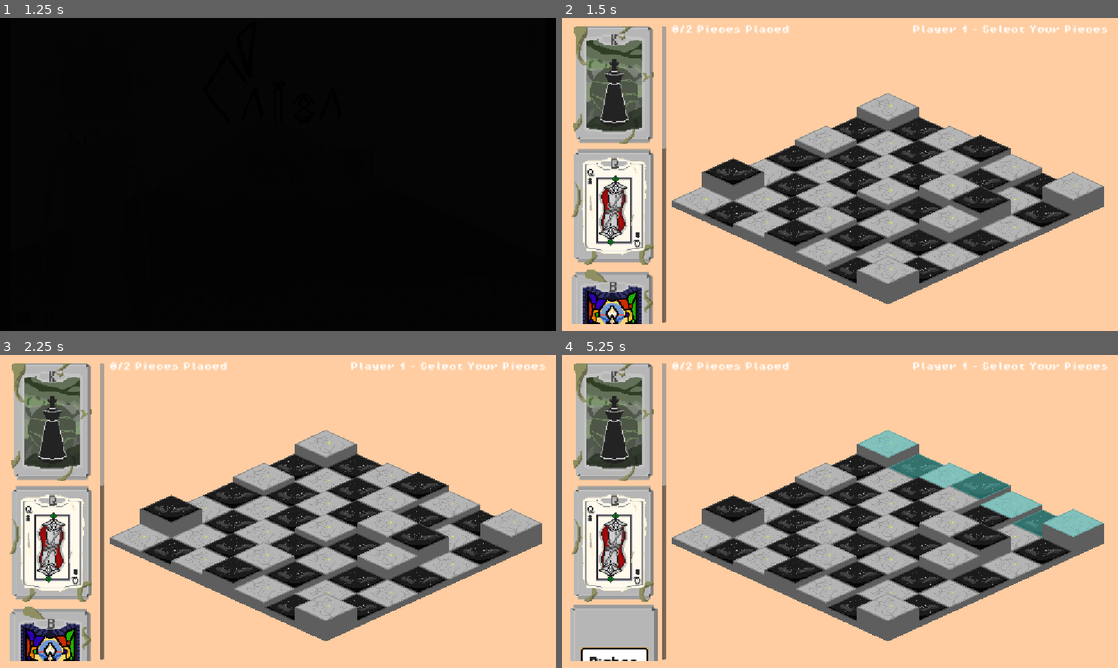
Above: before the commit, frames 1-4 (two rows, left to right).
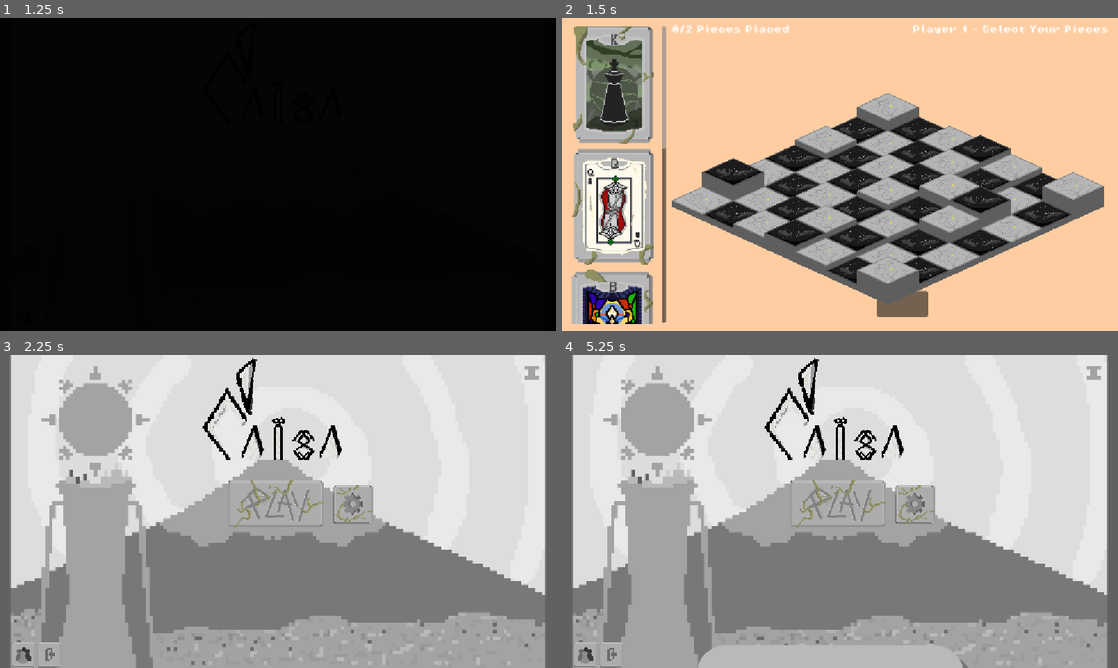
Above: after the commit, the same moments.

Repository: Caiisa-Games/caiisa
Game: Godot game, scene res://scenes/main_menu.tscn
The game is run twice, just before and just after one commit, with the same random seed, the same clock (stepped at 60 frames per second) and the same inputs.
Inputs (mouse positions are in pixels of both pictures, inside the frame that each line leads up to):
- Up to frame 1 (1.25 s): click (278, 165) at 0.5 s
- Up to frame 2 (1.5 s): click (840, 165) at 1.25 s
- Up to frame 3 (2.25 s): click (339, 639) at 2.02 s
- Up to frame 4 (5.25 s): click (840, 502) at 2.77 s; move the mouse to (573, 361) at 3.52 s; click (573, 361) at 3.67 s; click (901, 639) at 4.27 s; click (584, 655) at 5.02 s

Frame 1 is identical in both runs. In frame 2, 0.6% of the frame differs, in the area x 56-66%, y 87-96%; in frame 3, 94%, in the area x 0-100%, y 0-100%; in frame 4, 94%.

Commit message:
finished sound

Diff:
--- a/project.godot
+++ b/project.godot
@@ -23,6 +23,8 @@
 GameState="*res://scripts/game_state.gd"
 SettingsManager="*res://scripts/settings_manager.gd"
 LocaleManager="*res://scripts/locale_manager.gd"
+Music="*res://scenes/music.tscn"
+musicc="*res://scenes/music.gd"
 
 [display]
 
--- a/scenes/battle.tscn
+++ b/scenes/battle.tscn
@@ -1,10 +1,13 @@
-[gd_scene load_steps=6 format=3 uid="uid://bgofvr4laaigd"]
+[gd_scene load_steps=9 format=3 uid="uid://bgofvr4laaigd"]
 
 [ext_resource type="PackedScene" uid="uid://b6yyr6n4ljotv" path="res://scenes/board.tscn" id="1_dn72j"]
 [ext_resource type="Script" uid="uid://b16iclnu8so80" path="res://scenes/battle_manager.gd" id="1_th188"]
 [ext_resource type="Texture2D" uid="uid://dtnx0m4qvnr24" path="res://assets/BG.png" id="2_a12nh"]
 [ext_resource type="FontFile" uid="uid://bdc0kuo02kiop" path="res://assets/fonts/Thin Sans.ttf" id="3_p1qf1"]
 [ext_resource type="AudioStream" uid="uid://chw6jqodlfywk" path="res://assets/sound/بعد از انتخاب همه ی کارت های یک پلیر.mp3" id="5_lpir7"]
+[ext_resource type="AudioStream" uid="uid://cm5g530vbb0gh" path="res://assets/sound/صفحه ی ویکتوری و برد.mp3" id="6_6vh42"]
+[ext_resource type="AudioStream" uid="uid://ctu36ct1iu5ro" path="res://assets/sound/فرود اومدن مهره بعد از حرکت.mp3" id="7_4k1nj"]
+[ext_resource type="AudioStream" uid="uid://gxipdp5ulyqj" path="res://assets/sound/mus_hotel.ogg" id="8_f4pi3"]
 
 [node name="BattleField" type="Node2D"]
 script = ExtResource("1_th188")
@@ -151,5 +154,15 @@
 [node name="AudioStreamPlayer2D" type="AudioStreamPlayer2D" parent="."]
 stream = ExtResource("5_lpir7")
 
+[node name="AudioStreamPlayer2D2" type="AudioStreamPlayer2D" parent="."]
+stream = ExtResource("6_6vh42")
+
+[node name="AudioStreamPlayer2D3" type="AudioStreamPlayer2D" parent="."]
+stream = ExtResource("7_4k1nj")
+
+[node name="AudioStreamPlayer2D4" type="AudioStreamPlayer2D" parent="."]
+stream = ExtResource("8_f4pi3")
+autoplay = true
+
 [connection signal="pressed" from="UI/TopBar/MenuButton" to="." method="_on_menu_button_pressed"]
 [connection signal="pressed" from="UI/BottomPanel/EndTurnButton" to="." method="_on_end_turn_button_pressed"]
--- a/scenes/battle_manager.gd
+++ b/scenes/battle_manager.gd
@@ -24,9 +24,6 @@
 @onready var game_over = $GameOverLayer
 
 func _ready() -> void:
-	var h = load("res://assets/sound/بعد از انتخاب همه ی کارت های یک پلیر.mp3")
-	$AudioStreamPlayer2D.stream = h
-	$AudioStreamPlayer2D.play()
 	player_1_pieces = GameState.player_1_pieces
 	player_2_pieces = GameState.player_2_pieces
 
@@ -89,6 +86,7 @@
 			$AudioStreamPlayer2D.stream = sdk
 			$AudioStreamPlayer2D.play()
 		else:
+			$AudioStreamPlayer2D3.play()
 			_execute_move(tile)
 	else:
 		_clear_selection()
@@ -131,16 +129,15 @@
 	var finished = false
 	if died:
 		finished = _handle_died(target)
-	var df = load("res://assets/sound/فرود اومدن مهره بعد از حرکت.mp3")
-	$AudioStreamPlayer2D.stream = df
-	$AudioStreamPlayer2D.play()
+	#var df = load("res://assets/sound/فرود اومدن مهره بعد از حرکت.mp3")
+	#$AudioStreamPlayer2D.stream = df
+	#$AudioStreamPlayer2D.play()
 	if finished:
 		_handle_game_over()
-		print(3)
+		$AudioStreamPlayer2D2.play()
 	else:
 		_end_turn()
 		_clear_selection()
-		print(4)
 
 func _execute_move(tile: Tile) -> void:
 	if selected_piece == null:
@@ -220,9 +217,7 @@
 
 	#UI.visible = false
 	game_over.visible = true
-
 	winner_label.text = "Player %d Won!" % winner
-
 func _on_end_turn_button_pressed() -> void:
 	_end_turn()
 
--- a/scenes/main_menu.gd
+++ b/scenes/main_menu.gd
@@ -4,12 +4,16 @@
 const SettingsMenuScene := preload("res://scenes/settings_menu.tscn")
 
 func _ready() -> void:
+	$AudioStreamPlayer2D2.stream.loop = true
+	$AudioStreamPlayer2D2.play()
 	$TextureButton/AnimatedSprite2D.play("default")
 
 func _on_exit_button_pressed() -> void:
 	get_tree().quit()
 
 func _on_texture_button_pressed() -> void:
+	$AudioStreamPlayer2D2.stream = load("res://assets/sound/mus_harpnoise.ogg")
+	$AudioStreamPlayer2D2.play()
 	color_2.visible = true
 	var twe = create_tween()
 	twe.tween_property(color_2, "modulate", Color(0, 0, 0, 1), 0.7)
--- a/scenes/main_menu.tscn
+++ b/scenes/main_menu.tscn
@@ -31,6 +31,8 @@
 [ext_resource type="Texture2D" uid="uid://c5it2cof1l553" path="res://assets/ani/Play(Button)9.png" id="18_hl5e0"]
 [ext_resource type="Texture2D" uid="uid://cunteaexyc80f" path="res://assets/ani/Play(Button)10.png" id="19_engjn"]
 [ext_resource type="PackedScene" uid="uid://dthlhu418a1q0" path="res://scenes/settings.tscn" id="20_8egab"]
+[ext_resource type="AudioStream" uid="uid://b7t81fyx6es0g" path="res://assets/sound/mus_endingexcerpt1.ogg" id="32_dj67d"]
+[ext_resource type="PackedScene" uid="uid://budu10gvejeko" path="res://scenes/music.tscn" id="33_6vcge"]
 
 [sub_resource type="AtlasTexture" id="AtlasTexture_q4e06"]
 atlas = ExtResource("7_6h3lr")
@@ -622,6 +624,11 @@
 horizontal_alignment = 1
 vertical_alignment = 1
 
+[node name="AudioStreamPlayer2D2" type="AudioStreamPlayer2D" parent="."]
+stream = ExtResource("32_dj67d")
+
+[node name="AudioStre" parent="." instance=ExtResource("33_6vcge")]
+
 [connection signal="pressed" from="CreditsButton" to="." method="_on_credits_button_pressed"]
 [connection signal="pressed" from="SettingsButton" to="." method="_on_settings_button_pressed"]
 [connection signal="pressed" from="ExitButton" to="." method="_on_exit_button_pressed"]
--- /dev/null
+++ b/scenes/music.gd
@@ -0,0 +1,10 @@
+extends AudioStreamPlayer2D
+
+@onready var sgt: AudioStreamPlayer2D = $"."
+
+# Called when the node enters the scene tree for the first time.
+func _ready() -> void:
+	sgt.stop()
+
+
+# Called every frame. 'delta' is the elapsed time since the previous frame.
--- /dev/null
+++ b/scenes/music.tscn
@@ -0,0 +1,9 @@
+[gd_scene load_steps=3 format=3 uid="uid://budu10gvejeko"]
+
+[ext_resource type="AudioStream" uid="uid://gxipdp5ulyqj" path="res://assets/sound/mus_hotel.ogg" id="1_05ggv"]
+[ext_resource type="Script" uid="uid://cjwdqexku0j22" path="res://scenes/music.gd" id="1_ibx2e"]
+
+[node name="AudioStre" type="AudioStreamPlayer2D"]
+stream = ExtResource("1_05ggv")
+autoplay = true
+script = ExtResource("1_ibx2e")
--- a/scenes/piece_selection.gd
+++ b/scenes/piece_selection.gd
@@ -175,3 +175,7 @@
 		"player1_pieces": player1_selected_pieces,
 		"player2_pieces": player2_selected_pieces,
 	}
+
+
+func _on_button_pressed() -> void:
+	get_tree().change_scene_to_file("res://scenes/main_menu.tscn")
--- a/scenes/piece_selection.tscn
+++ b/scenes/piece_selection.tscn
@@ -12,6 +12,8 @@
 [ext_resource type="Resource" uid="uid://dhey5alqj4klo" path="res://data/pieces/knight.tres" id="7_6migr"]
 [ext_resource type="Resource" uid="uid://b6asab88n3akv" path="res://data/pieces/queen.tres" id="7_gwvtb"]
 [ext_resource type="AudioStream" uid="uid://chw6jqodlfywk" path="res://assets/sound/بعد از انتخاب همه ی کارت های یک پلیر.mp3" id="12_svpf0"]
+[ext_resource type="AudioStream" uid="uid://gxipdp5ulyqj" path="res://assets/sound/mus_hotel.ogg" id="13_6migr"]
+[ext_resource type="PackedScene" uid="uid://budu10gvejeko" path="res://scenes/music.tscn" id="14_1fc2i"]
 
 [sub_resource type="StyleBoxEmpty" id="StyleBoxEmpty_c8ih6"]
 
@@ -137,4 +139,19 @@
 [node name="Camera2D" type="Camera2D" parent="."]
 offset = Vector2(576, 324)
 
+[node name="Button" type="Button" parent="."]
+layout_mode = 0
+offset_left = 653.0
+offset_top = 566.0
+offset_right = 758.0
+offset_bottom = 619.0
+
+[node name="AudioStreamPlayer2D2" type="AudioStreamPlayer2D" parent="."]
+visible = false
+stream = ExtResource("13_6migr")
+autoplay = true
+
+[node name="AudioStre" parent="." instance=ExtResource("14_1fc2i")]
+
 [connection signal="pressed" from="HSplitContainer/LeftPanel/StartButton" to="." method="_on_start_button_pressed"]
+[connection signal="pressed" from="Button" to="." method="_on_button_pressed"]
Not shown, added: assets/sound/mus_endingexcerpt1.ogg.import
Not shown, added: assets/sound/mus_harpnoise.ogg.import
Not shown, added: assets/sound/mus_hotel.ogg.import
Not shown: 1 places in scenes/main_menu.tscn that only renumber resources
Not shown, added: scenes/music.gd.uid
Not shown: 1 places in scenes/piece_selection.tscn that only renumber resources
Not shown, added: assets/sound/mus_endingexcerpt1.ogg
Not shown, added: assets/sound/mus_harpnoise.ogg
Not shown, added: assets/sound/mus_hotel.ogg
